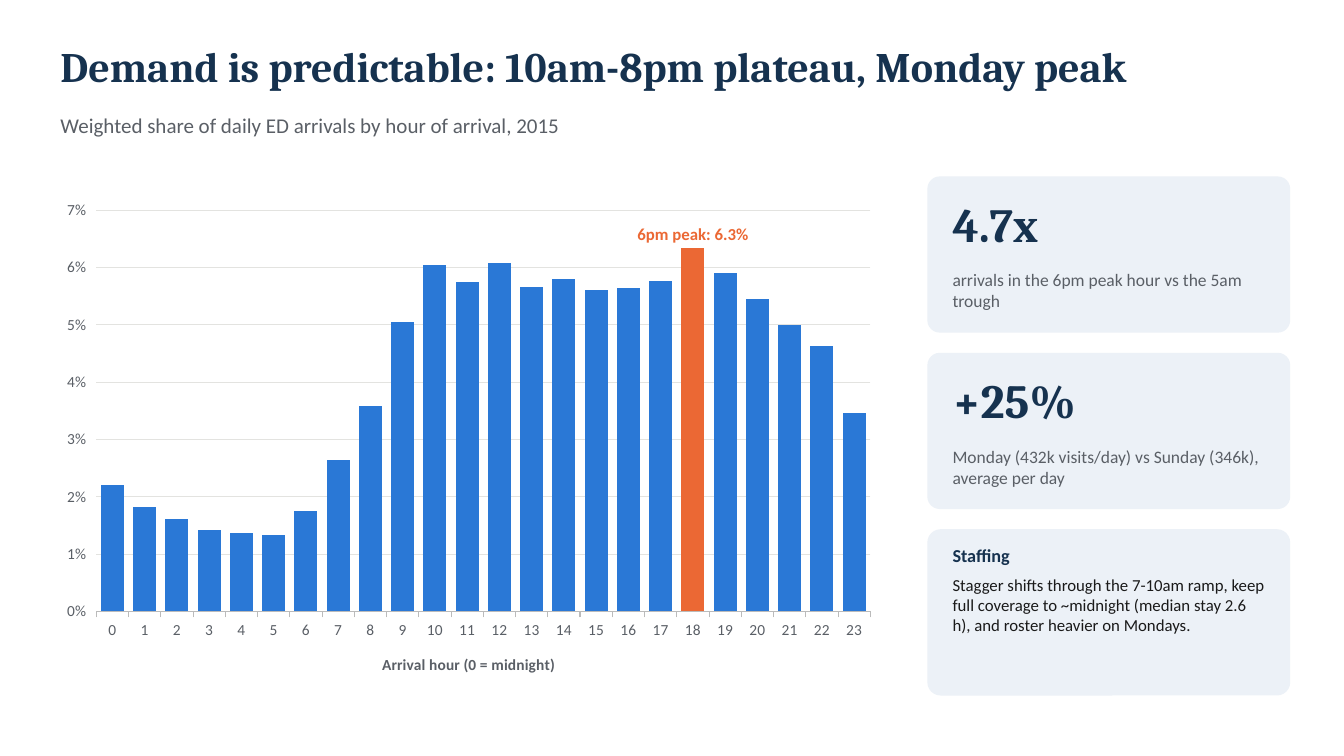
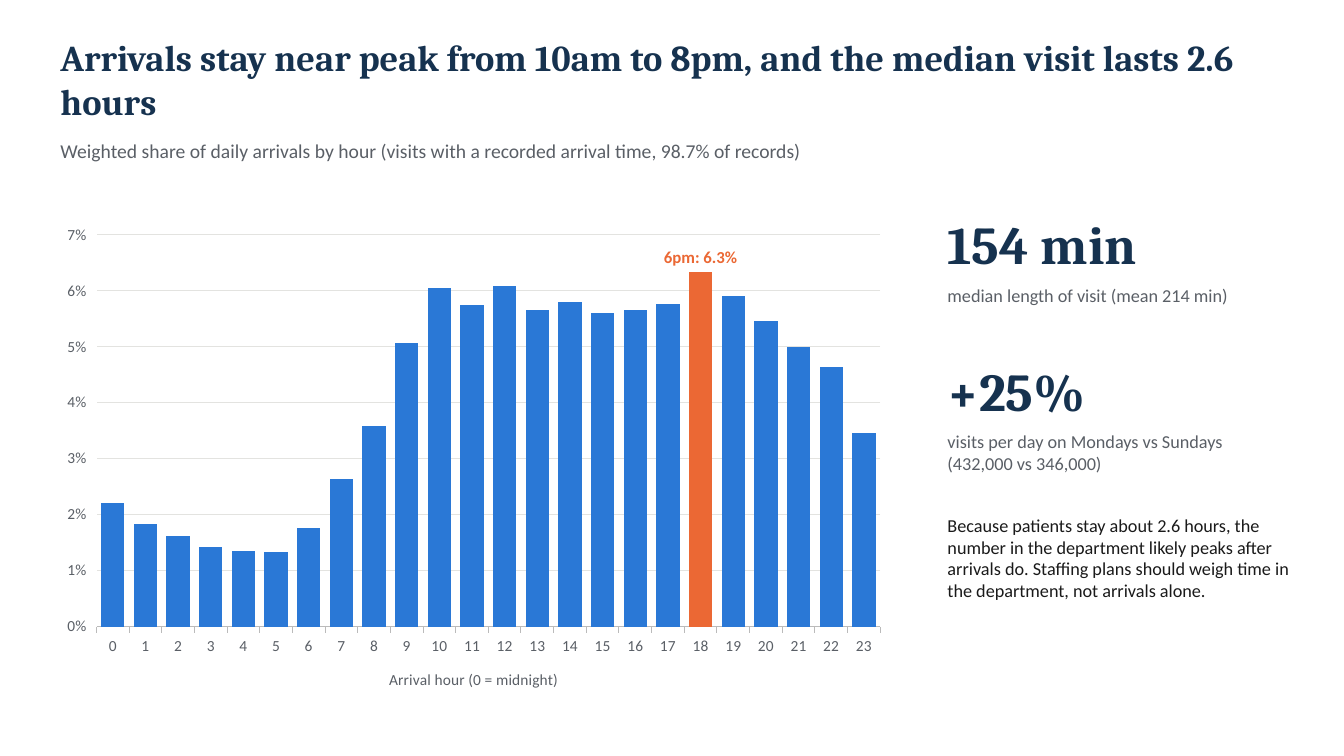
Before and after one commit to MichalKozuchowski/EmpiricalStrategy, a slide deck: slide 2 of hw1/report/MGT634_HW1_NHAMCS_slides.pptx. Drawn at 1344x756 pixels with LibreOffice and Linux fonts; fonts in the diff are those of the drawing. Boxes give left, top, right and bottom in pixels: in the first picture for what was removed or moved away, otherwise in the second. Text is boxed around its words. In the diff, an @@ line names an element or a change of style, - is before the commit and + after.

```diff
--- a/hw1/report/MGT634_HW1_NHAMCS_slides.pptx
+++ b/hw1/report/MGT634_HW1_NHAMCS_slides.pptx
@@ text at box(60, 45, 1233, 116): text changed; size 30 to 26 pt @@
-Demand is predictable: 10am-8pm plateau, Monday peak
+Arrivals stay near peak from 10am to 8pm, and the median visit lasts 2.6 hours
@@ text at box(60, 144, 800, 162): text changed; size 15 to 14 pt @@
-Weighted share of daily ED arrivals by hour of arrival, 2015
+Weighted share of daily arrivals by hour (visits with a recorded arrival time, 98.7% of records)
@@ rounded rectangle removed at box(928, 176, 1291, 333) @@
@@ column chart at box(50, 197, 897, 711) @@
@@ data labels of Series 1 added @@
@@ column chart: place and size @@
-column chart at box(50, 171, 887, 696)
+column chart at box(50, 197, 897, 711)
@@ text added at box(947, 227, 1137, 265), 38 pt, text #16324F, bold @@
+154 min
@@ text at box(947, 289, 1228, 305): text changed; size 34 to 13 pt; font Cambria to Calibri; text colour #16324F to #5A5F66; bold off @@
-4.7x
+median length of visit (mean 214 min)
@@ text removed at box(953, 274, 1242, 310) @@
-arrivals in the 6pm peak hour vs the 5am trough
@@ rounded rectangle removed at box(928, 353, 1291, 509) @@
@@ text "+25%": place and size @@
-text "+25%" at box(953, 385, 1076, 419)
+text "+25%" at box(947, 375, 1085, 413)
@@ text "+25%" at box(947, 375, 1085, 413): size 34 to 38 pt @@
@@ text at box(947, 435, 1222, 473): text changed; size 12.5 to 13 pt @@
-Monday (432k visits/day) vs Sunday (346k), average per day
+visits per day on Mondays vs Sundays (432,000 vs 346,000)
@@ rounded rectangle removed at box(928, 529, 1291, 696) @@
@@ text added at box(947, 519, 1289, 600), 13 pt, text #1A1A1A @@
+Because patients stay about 2.6 hours, the number in the department likely peaks after arrivals do. Staffing plans should weigh time in the department, not arrivals alone.
@@ text removed at box(953, 549, 1265, 634) @@
-Staffing
-Stagger shifts through the 7-10am ramp, keep full coverage to ~midnight (median stay 2.6 h), and roster heavier on Mondays.
```
Also in this commit, not shown: 2 other slides changed, 2 slides added, 2 slides removed, 7 other files.
